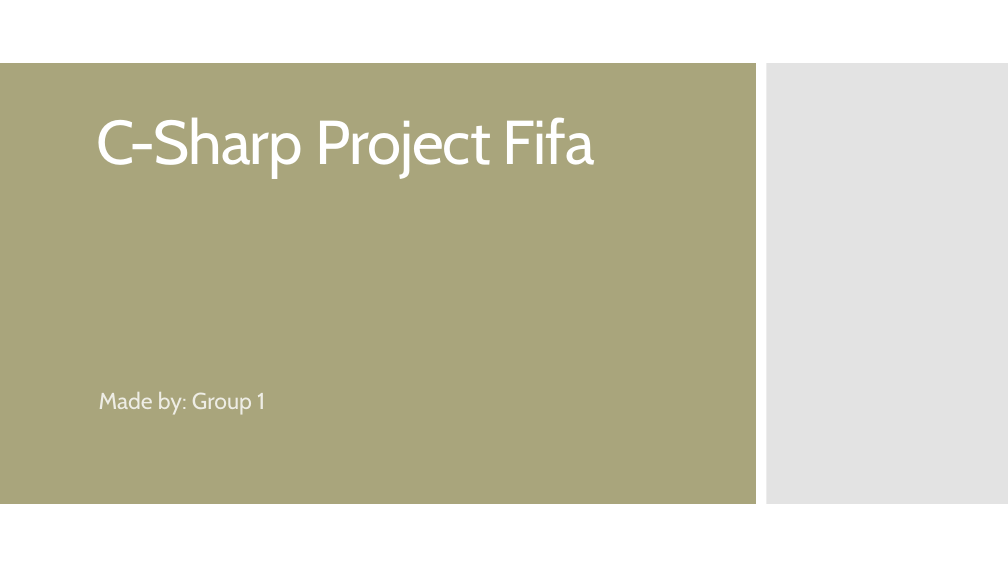
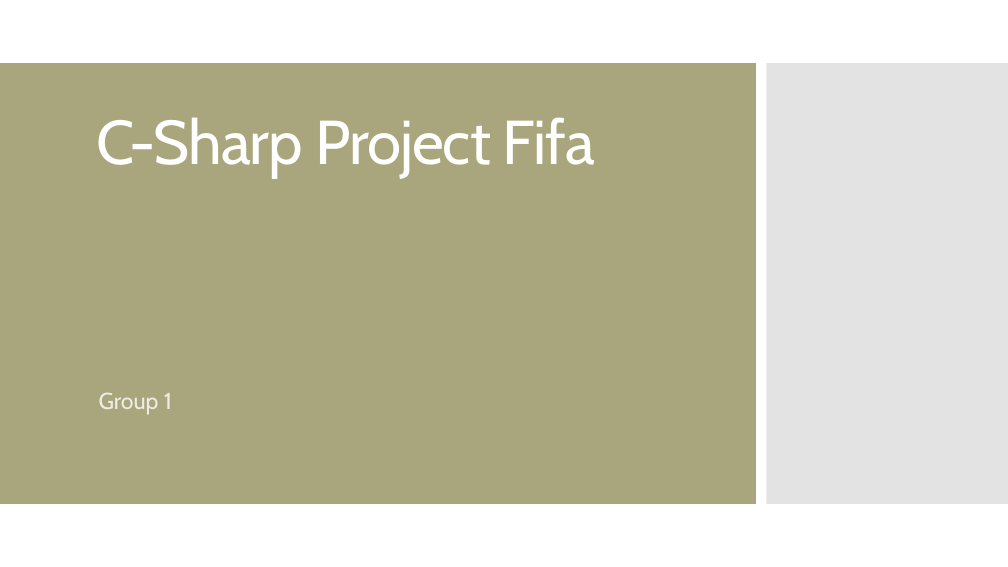
Before and after one commit to Groep1FIFA/project_fifa, a slide deck: slide 1 of documenten/presentatie/cs_presentatie.pptx. Drawn at 1008x567 pixels with LibreOffice and Linux fonts; fonts in the diff are those of the drawing. Boxes give left, top, right and bottom in pixels: in the first picture for what was removed or moved away, otherwise in the second. Text is boxed around its words. In the diff, an @@ line names an element or a change of style, - is before the commit and + after.

```diff
--- a/documenten/presentatie/cs_presentatie.pptx
+++ b/documenten/presentatie/cs_presentatie.pptx
@@ subtitle at [99,392,172,415]: text changed @@
-Made by: Group 1
+Group 1
```
Also in this commit, not shown: 1 other slide changed, 3 slides added, 13 other files.
